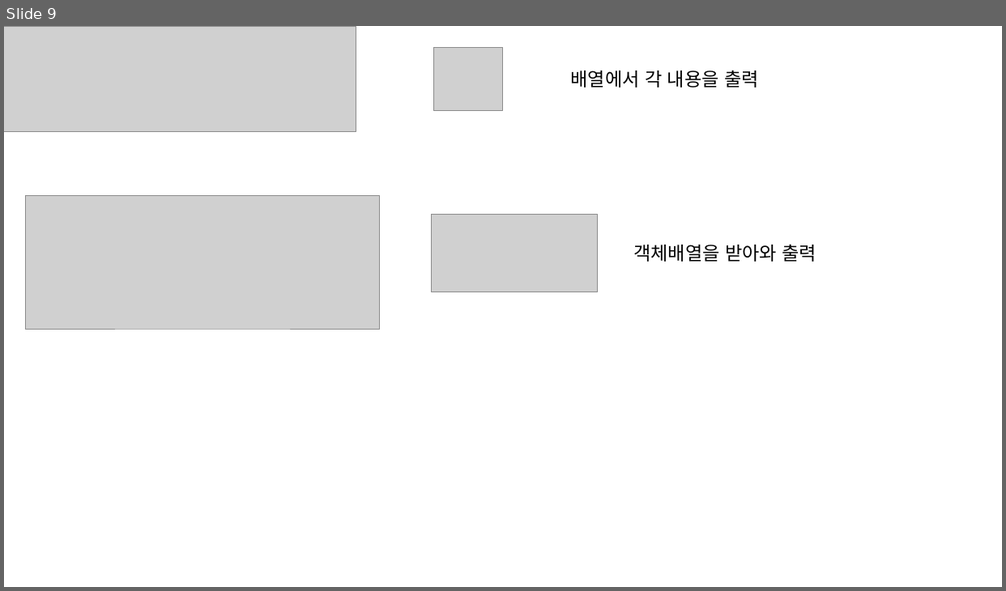
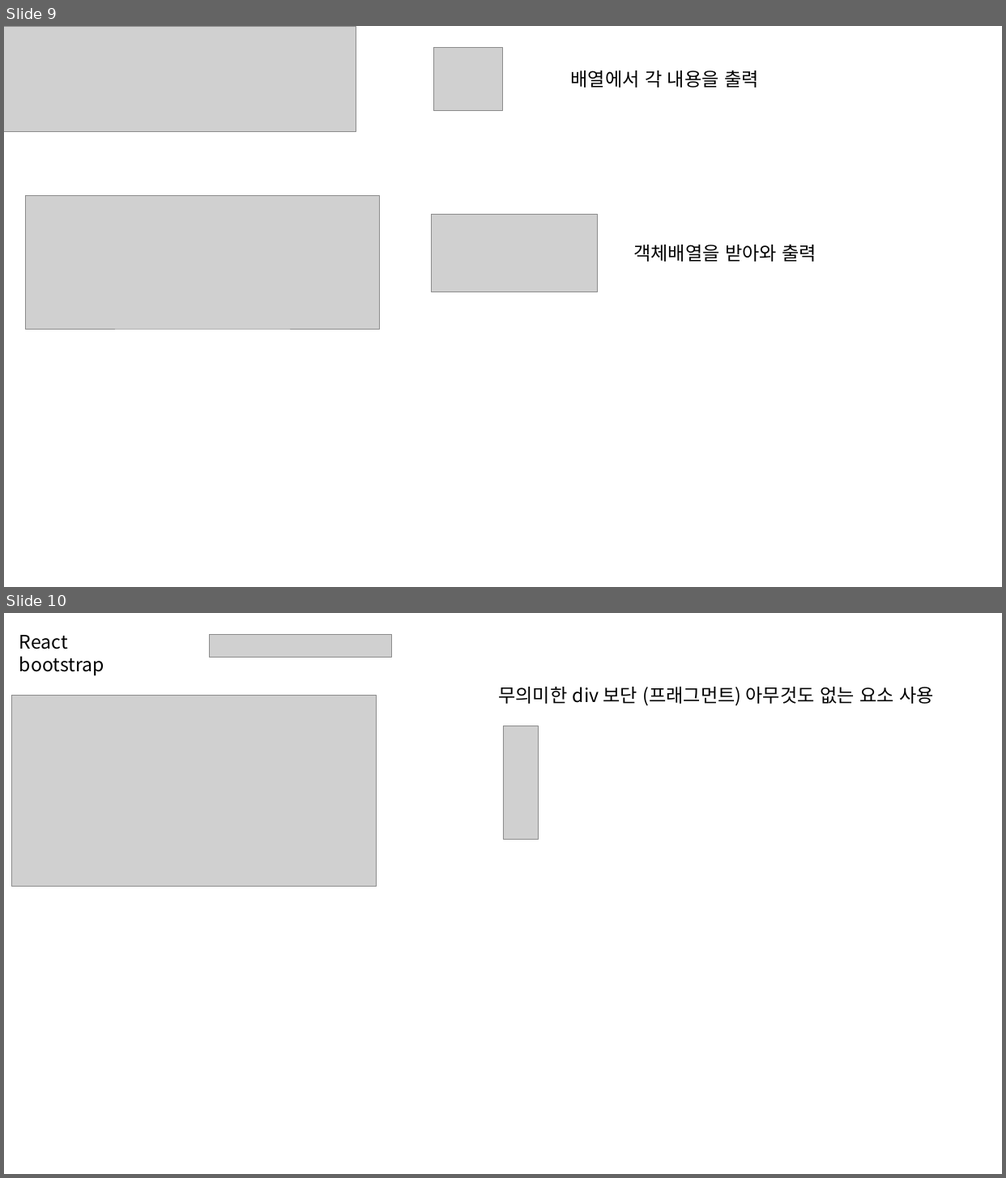
Before and after one commit to HSungJun/AfterSemi, a slide deck: react/React.pptx. Shown one above the other, each under a label of ours: slide 9 before the commit, slides 9 and 10 after it. The pictures are 1006x591 and 1006x1178 pixels, drawn with LibreOffice and Linux fonts; fonts in the diff are those of the drawing; grey boxes stand for pictures. Boxes give left, top, right and bottom in pixels: in the first picture for what was removed or moved away, otherwise in the second. Text is boxed around its words. In the diff, an @@ line names an element or a change of style, - is before the commit and + after.

Commit message:
React 04

```diff
--- a/react/React.pptx
+++ b/react/React.pptx
@@ slide 10 added at box(4, 613, 1002, 1174), background #FFFFFF @@
@@ text added at box(19, 635, 104, 676), 18 pt, text #000000 @@
+React bootstrap
@@ picture added at box(210, 634, 392, 658) @@
@@ picture added at box(12, 696, 377, 887) @@
@@ text added at box(498, 687, 934, 706), 18 pt, text #000000 @@
+무의미한 div 보단 (프래그먼트) 아무것도 없는 요소 사용
@@ picture added at box(503, 726, 539, 839) @@
```
Also in this commit, not shown: 1 slide removed, 8 other files.
